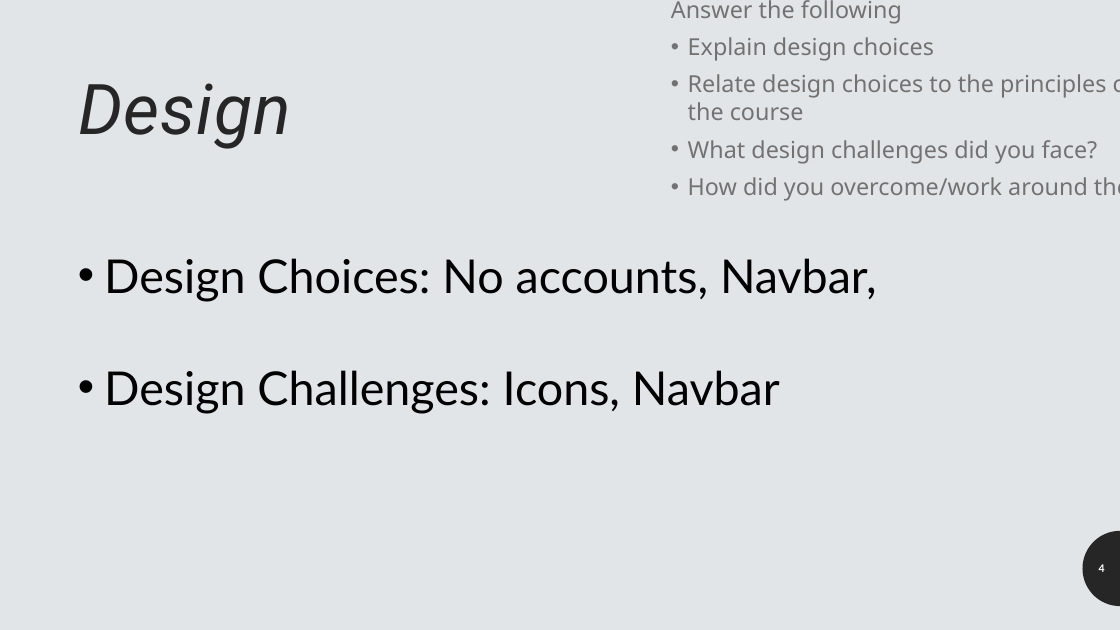
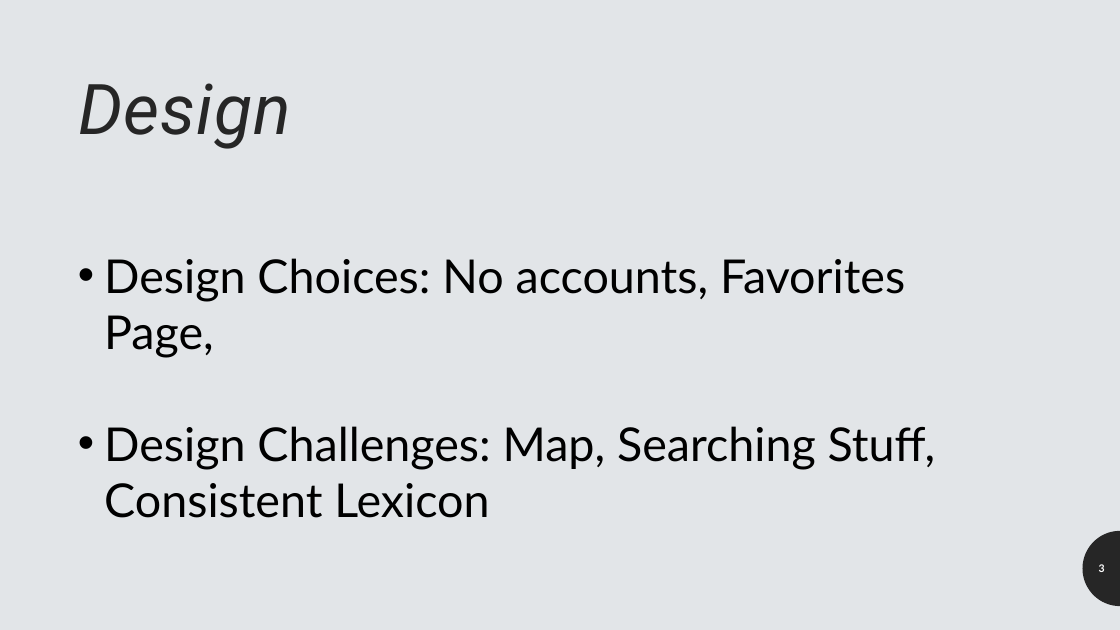
Before and after one commit to patrick-may/MapMyShopping-FlutterApp, a slide deck: slide 3 of presentables/MapMyShopping Presentation.pptx (slide 4 before the commit). Drawn at 1120x630 pixels with LibreOffice and Linux fonts; fonts in the diff are those of the drawing. Boxes give left, top, right and bottom in pixels: in the first picture for what was removed or moved away, otherwise in the second. Text is boxed around its words. In the diff, an @@ line names an element or a change of style, - is before the commit and + after.

Commit message:
PPt updated

```diff
--- a/presentables/MapMyShopping Presentation.pptx
+++ b/presentables/MapMyShopping Presentation.pptx
@@ text removed at (671,0,1106,201) @@
-Answer the following
-• Explain design choices
-• Relate design choices to the principles covered in the course
-• What design challenges did you face?
-• How did you overcome/work around them?
@@ text at (104,258,935,518): text changed @@
-• Design Choices: No accounts, Navbar,
-• Design Challenges: Icons, Navbar
+• Design Choices: No accounts, Favorites Page,
+• Design Challenges: Map, Searching Stuff, Consistent Lexicon
@@ page number at (1099,564,1105,572): text changed @@
-4
+3
```
Also in this commit, not shown: 3 other slides changed, 2 other files.
